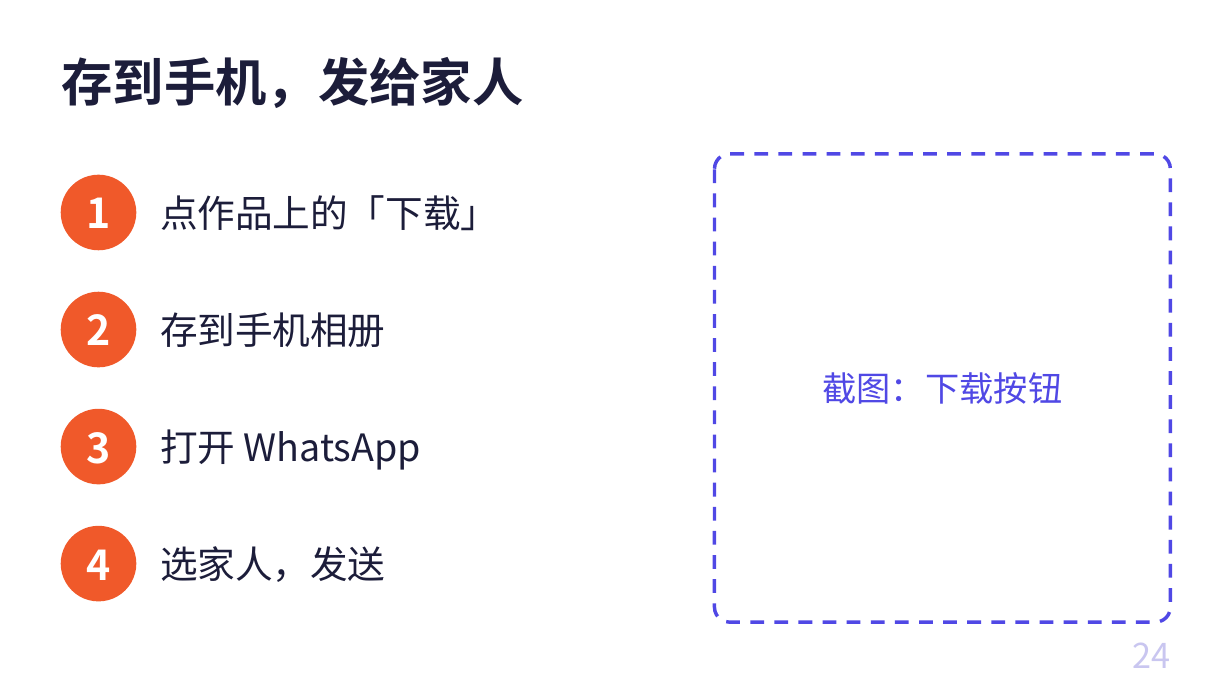
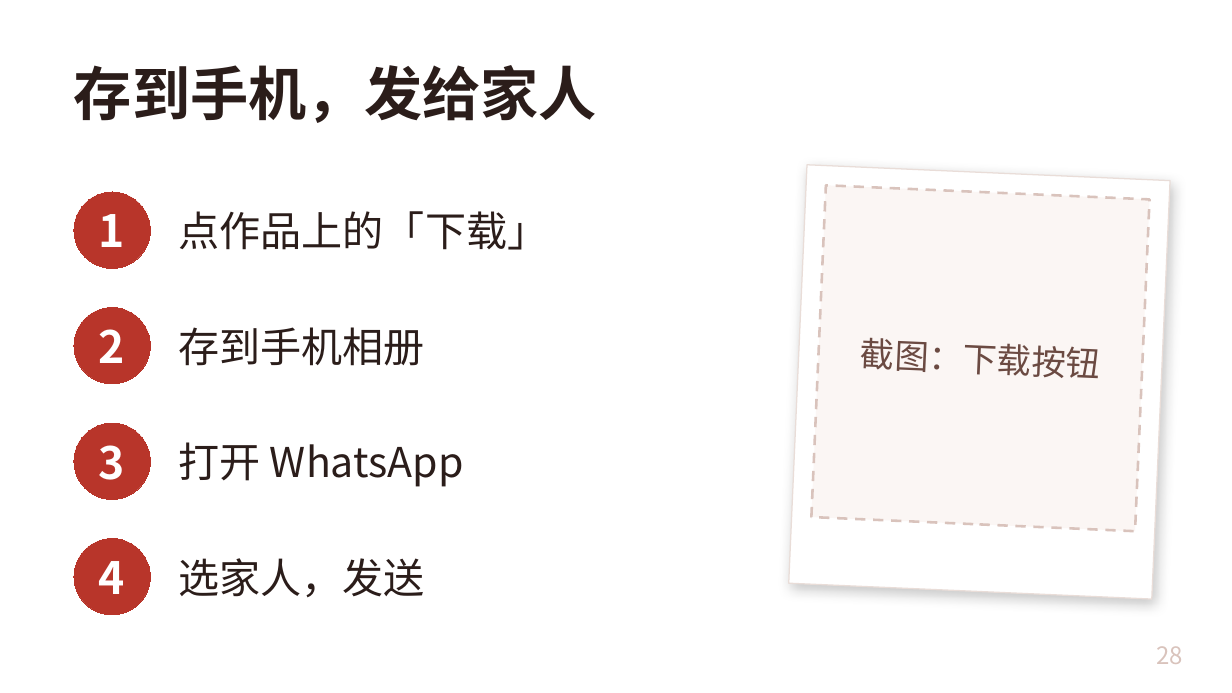
Before and after one commit to freyhuang-11/thinknova-memory, a slide deck: slide 28 of courses/CC长者课_AI情绪焕新/AI情绪焕新_长者课.pptx (slide 24 before the commit). Drawn at 1232x693 pixels with LibreOffice and Linux fonts; fonts in the diff are those of the drawing. Boxes give left, top, right and bottom in pixels: in the first picture for what was removed or moved away, otherwise in the second. Text is boxed around its words. In the diff, an @@ line names an element or a change of style, - is before the commit and + after.

```diff
--- a/courses/CC长者课_AI情绪焕新/AI情绪焕新_长者课.pptx
+++ b/courses/CC长者课_AI情绪焕新/AI情绪焕新_长者课.pptx
@@ title "存到手机，发给家人" moved from (x1=62, y1=57, x2=524, y2=108) to (x1=74, y1=65, x2=597, y2=123) @@
@@ title "存到手机，发给家人" at (x1=74, y1=65, x2=597, y2=123): size 30 to 34 pt, text colour #1C1D3A to #2B1D1A @@
@@ ellipse removed at (x1=62, y1=176, x2=136, y2=250) @@
@@ size 22 to 24 pt, text colour #1C1D3A to #2B1D1A in 4 elements at (x1=179, y1=558, x2=425, y2=598), (x1=179, y1=442, x2=464, y2=487), (x1=179, y1=327, x2=425, y2=366), (x1=179, y1=211, x2=549, y2=250) @@
@@ text "点作品上的「下载」" moved from (x1=160, y1=195, x2=498, y2=231) to (x1=179, y1=211, x2=549, y2=250) @@
@@ rounded rectangle removed at (x1=715, y1=154, x2=1170, y2=622) @@
@@ rectangle added at (x1=788, y1=165, x2=1170, y2=599), fill #FFFFFF, outline #E9DDD8 0.75 pt @@
@@ size 24 to 26 pt; fill none to #B8352A; outline none to #B8352A 0.75 pt in 4 elements at (x1=74, y1=538, x2=150, y2=615), (x1=74, y1=423, x2=150, y2=499), (x1=74, y1=308, x2=150, y2=384), (x1=74, y1=192, x2=150, y2=269) @@
@@ 3 ellipses moved together from (x1=86, y1=197, x2=110, y2=464) to (x1=74, y1=192, x2=150, y2=499) @@
@@ rectangle "截图：下载按钮" at (x1=811, y1=185, x2=1149, y2=532): text colour #5048E5 to #6B4A42; fill none to #FBF6F4; outline none to #D9C3BC 1.5 pt dashed; rotation 0 to 2 degrees @@
@@ ellipse removed at (x1=62, y1=293, x2=136, y2=367) @@
@@ text "存到手机相册" moved from (x1=160, y1=312, x2=385, y2=347) to (x1=179, y1=327, x2=425, y2=366) @@
@@ ellipse removed at (x1=62, y1=410, x2=136, y2=484) @@
@@ text "打开 WhatsApp" moved from (x1=160, y1=429, x2=421, y2=470) to (x1=179, y1=442, x2=464, y2=487) @@
@@ ellipse removed at (x1=62, y1=527, x2=136, y2=601) @@
@@ ellipse "4" resized from (x1=86, y1=549, x2=110, y2=580) to (x1=74, y1=538, x2=150, y2=615) @@
@@ text "选家人，发送" moved from (x1=160, y1=546, x2=385, y2=582) to (x1=179, y1=558, x2=425, y2=598) @@
@@ page number removed at (x1=1132, y1=643, x2=1170, y2=668) @@
-24
@@ page number added at (x1=1156, y1=646, x2=1183, y2=664), 14 pt, text #D9C3BC @@
+28
```
Also in this commit, not shown: 26 other slides changed, 7 slides added, 4 slides removed, 8 other files.
